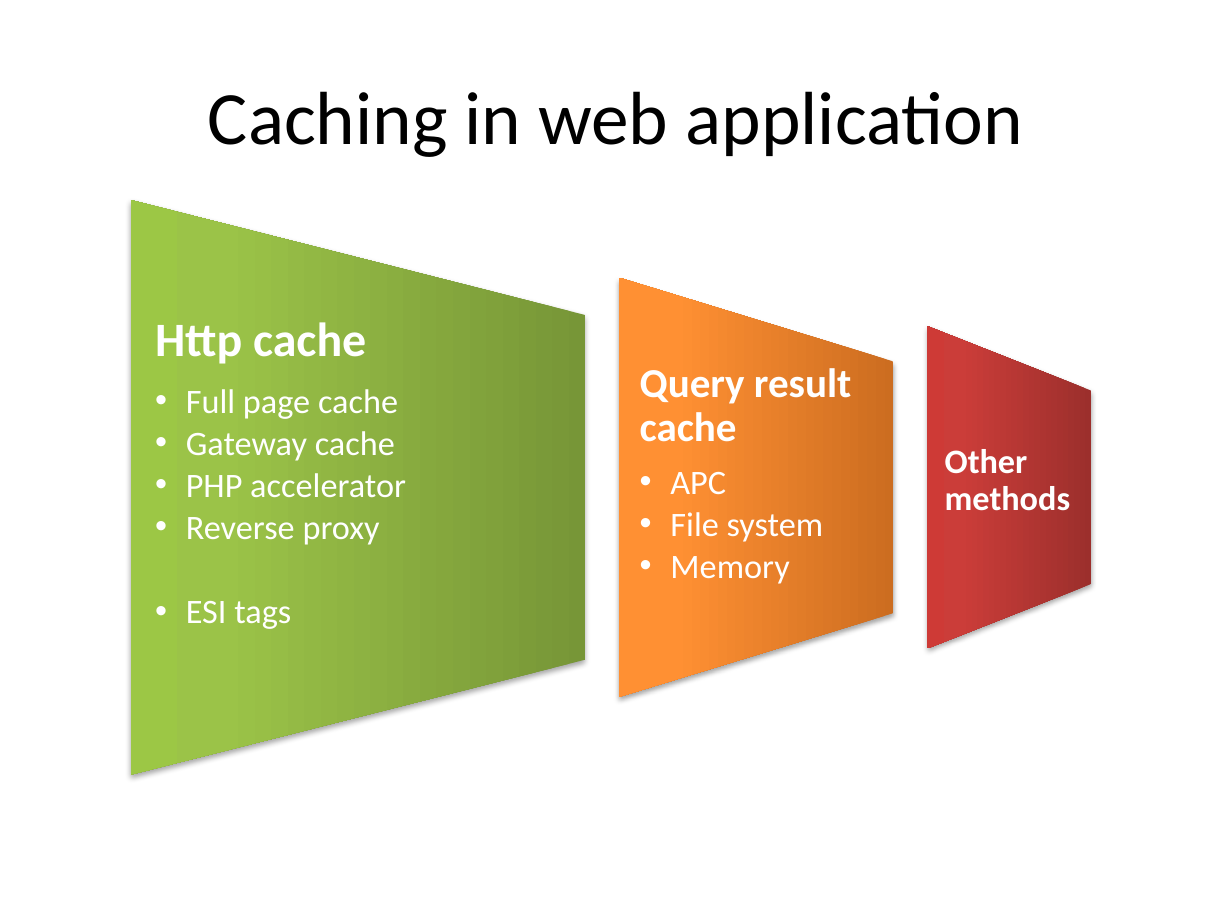
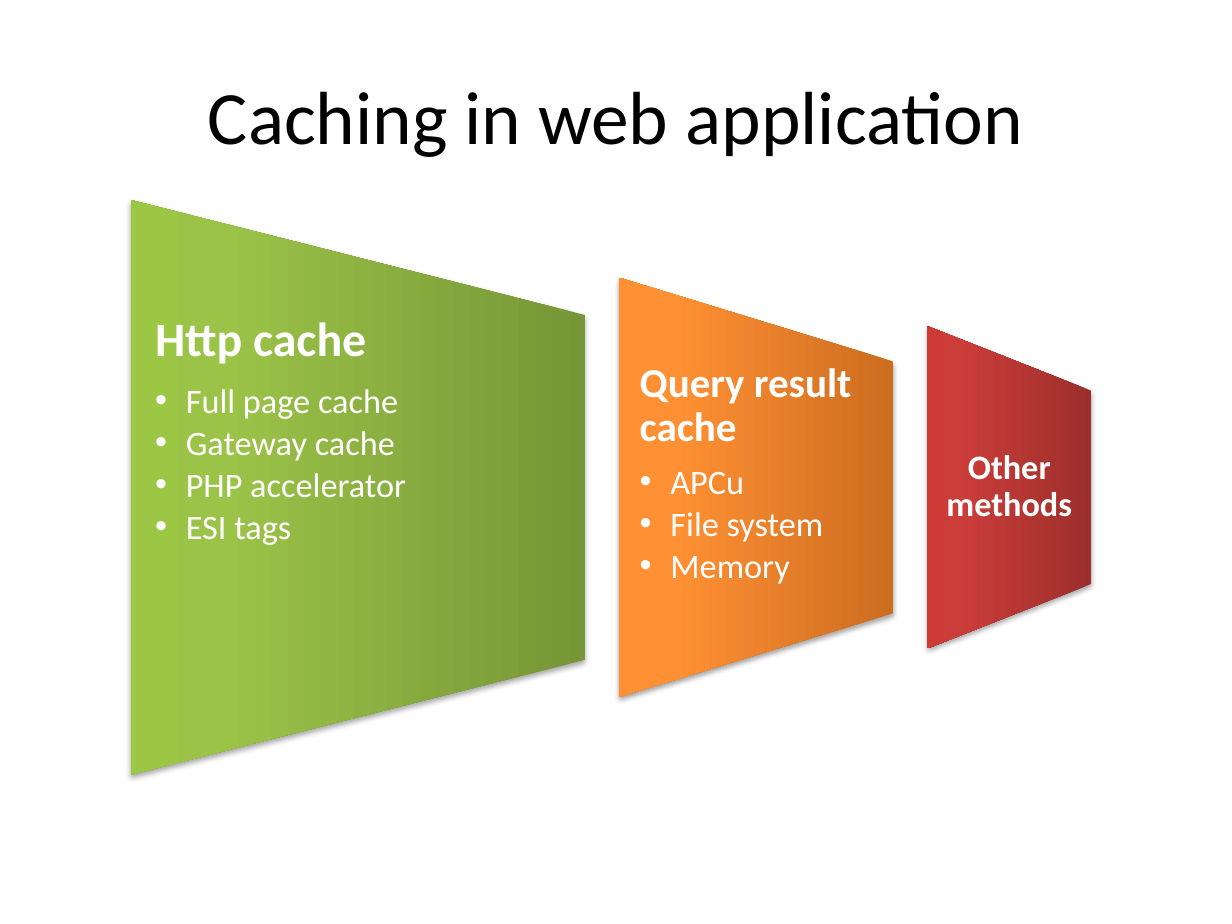
Before and after one commit to e-moe/sf-levi9, a slide deck: slide 18 of assets/workshop_3_highload.pptx. Drawn at 1232x924 pixels with LibreOffice and Linux fonts; fonts in the diff are those of the drawing. Boxes give left, top, right and bottom in pixels: in the first picture for what was removed or moved away, otherwise in the second. Text is boxed around its words. In the diff, an @@ line names an element or a change of style, - is before the commit and + after.

```diff
--- a/assets/workshop_3_highload.pptx
+++ b/assets/workshop_3_highload.pptx
@@ text "Other methods" at <box>946,455,1072,517</box>: alignment left to centre; vertical alignment top to middle @@
@@ text at <box>670,472,744,495</box>: text changed @@
-  •• APC
+  •• APCu
@@ text at <box>186,517,380,545</box>: paragraph removed @@
-  •• Reverse proxy
```
Also in this commit, not shown: 6 other slides changed.
